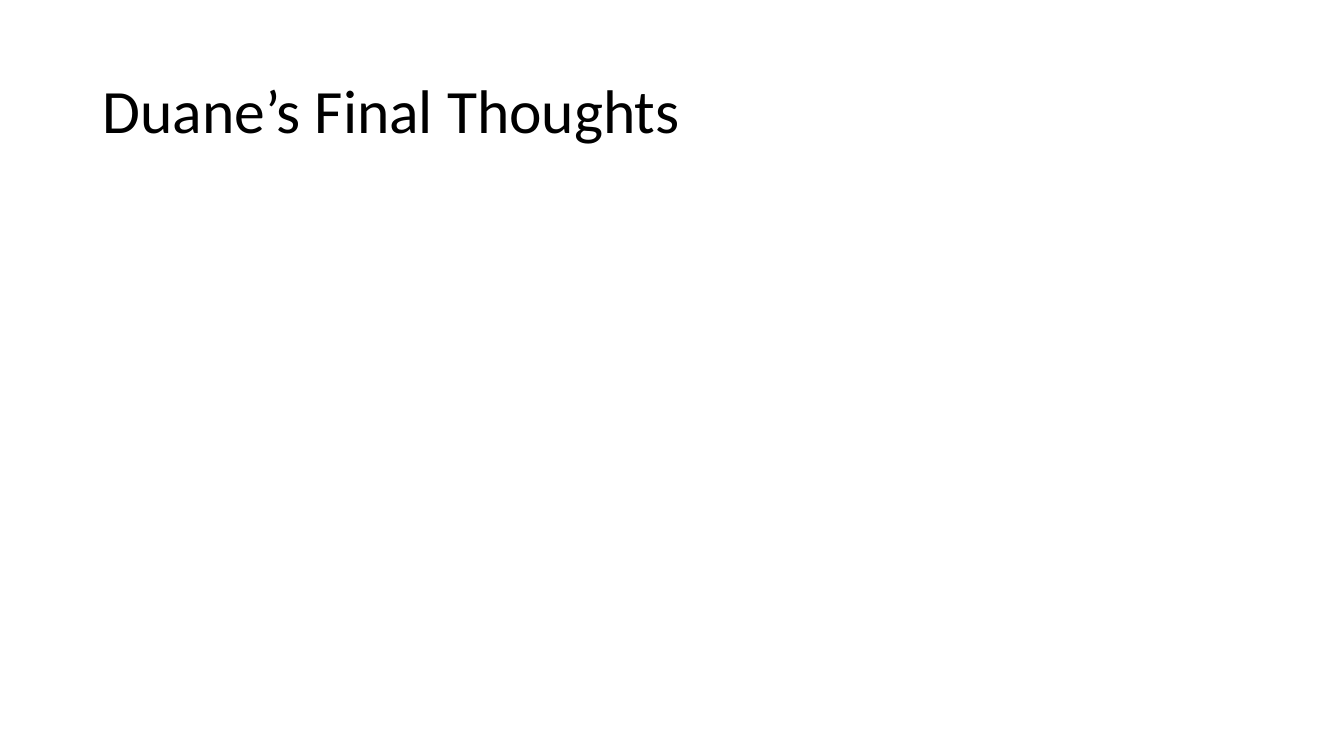
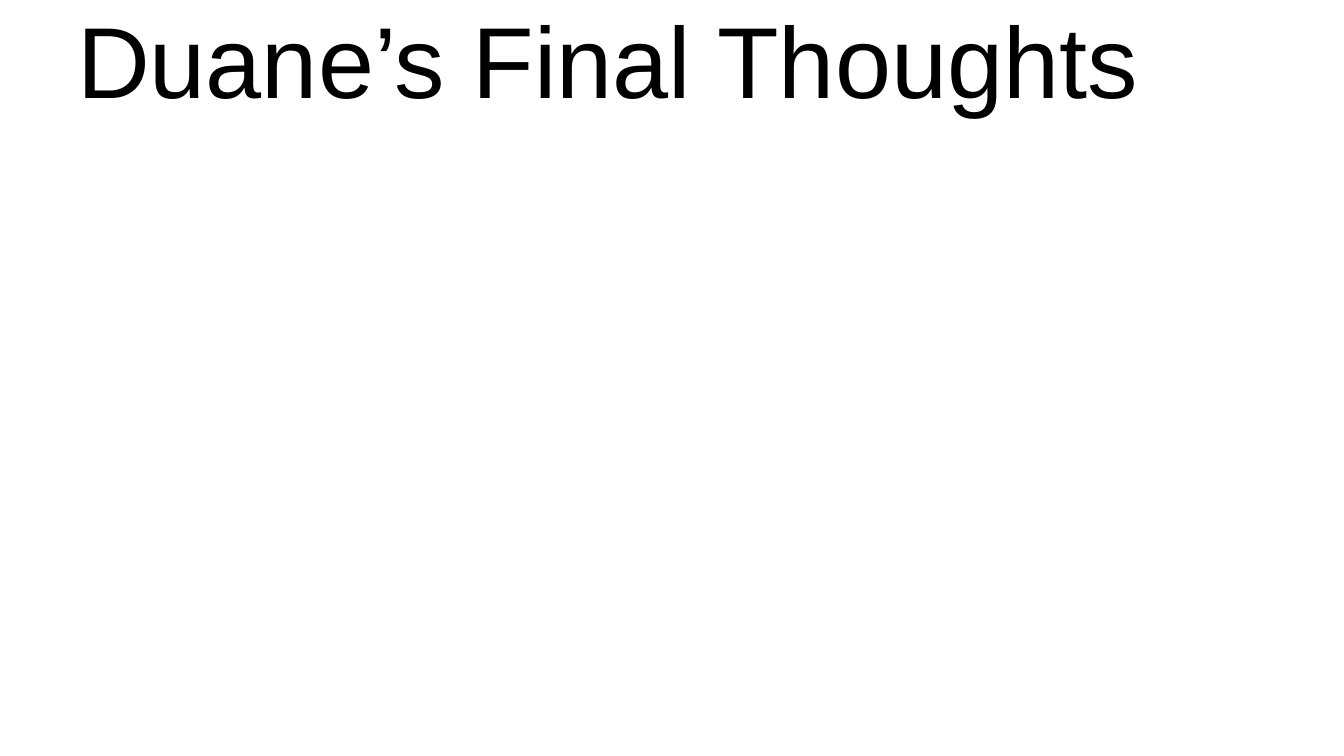
Before and after one commit to csgray/cs372-battleship, a slide deck: slide 9 of development_process/presentation.pptx. Drawn at 1344x756 pixels with LibreOffice and Linux fonts; fonts in the diff are those of the drawing; background and template pictures are left out. Boxes give left, top, right and bottom in pixels: in the first picture for what was removed or moved away, otherwise in the second. Text is boxed around its words. In the diff, an @@ line names an element or a change of style, - is before the commit and + after.

Commit message:
added some color and resized a smidge

```diff
--- a/development_process/presentation.pptx
+++ b/development_process/presentation.pptx
@@ title "Duane’s Final Thoughts": place and size @@
-title "Duane’s Final Thoughts" at (102,90,680,144)
+title "Duane’s Final Thoughts" at (77,25,1137,116)
@@ title "Duane’s Final Thoughts" at (77,25,1137,116): size 44 to 72 pt, font Calibri to Arial; line spacing 0.9 to 1 @@
```
Also in this commit, not shown: 8 other slides changed.
